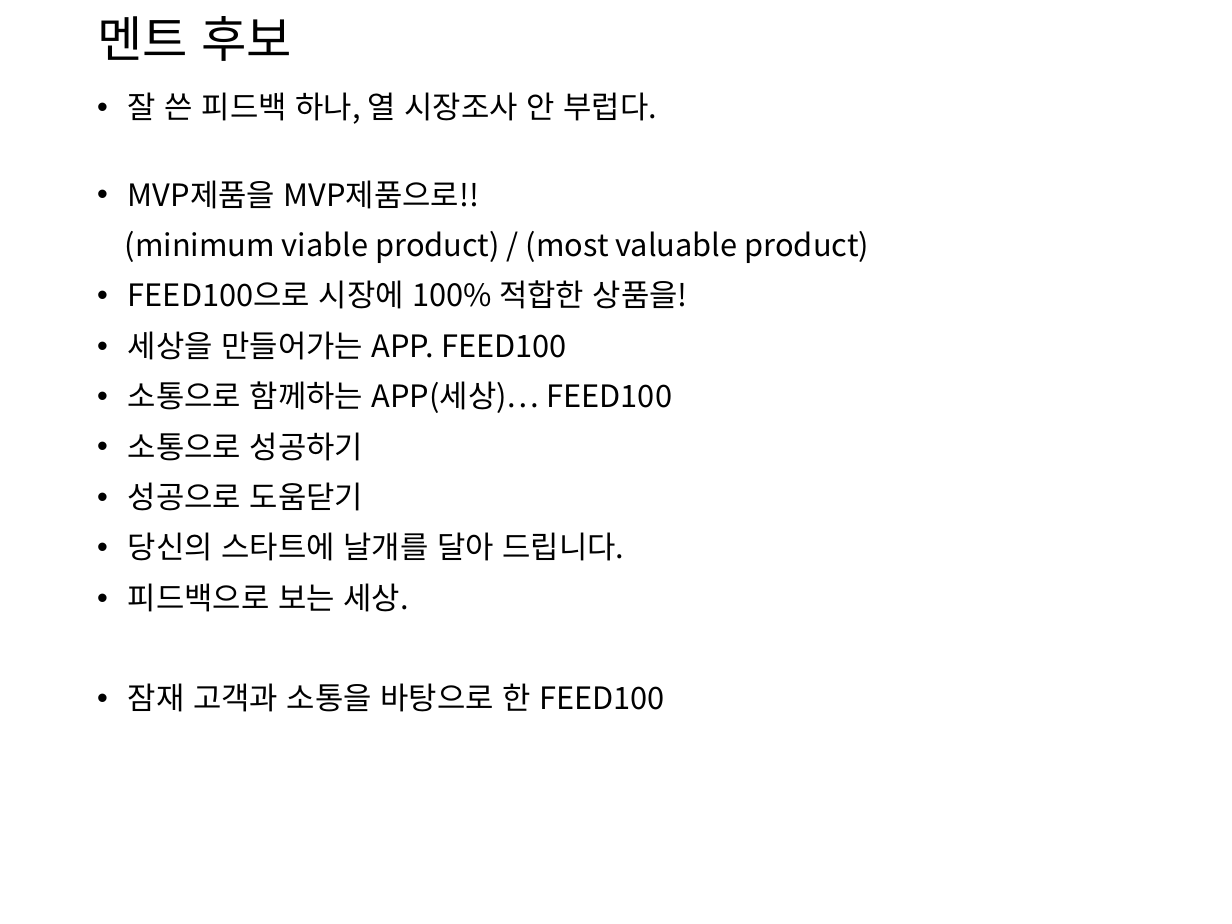
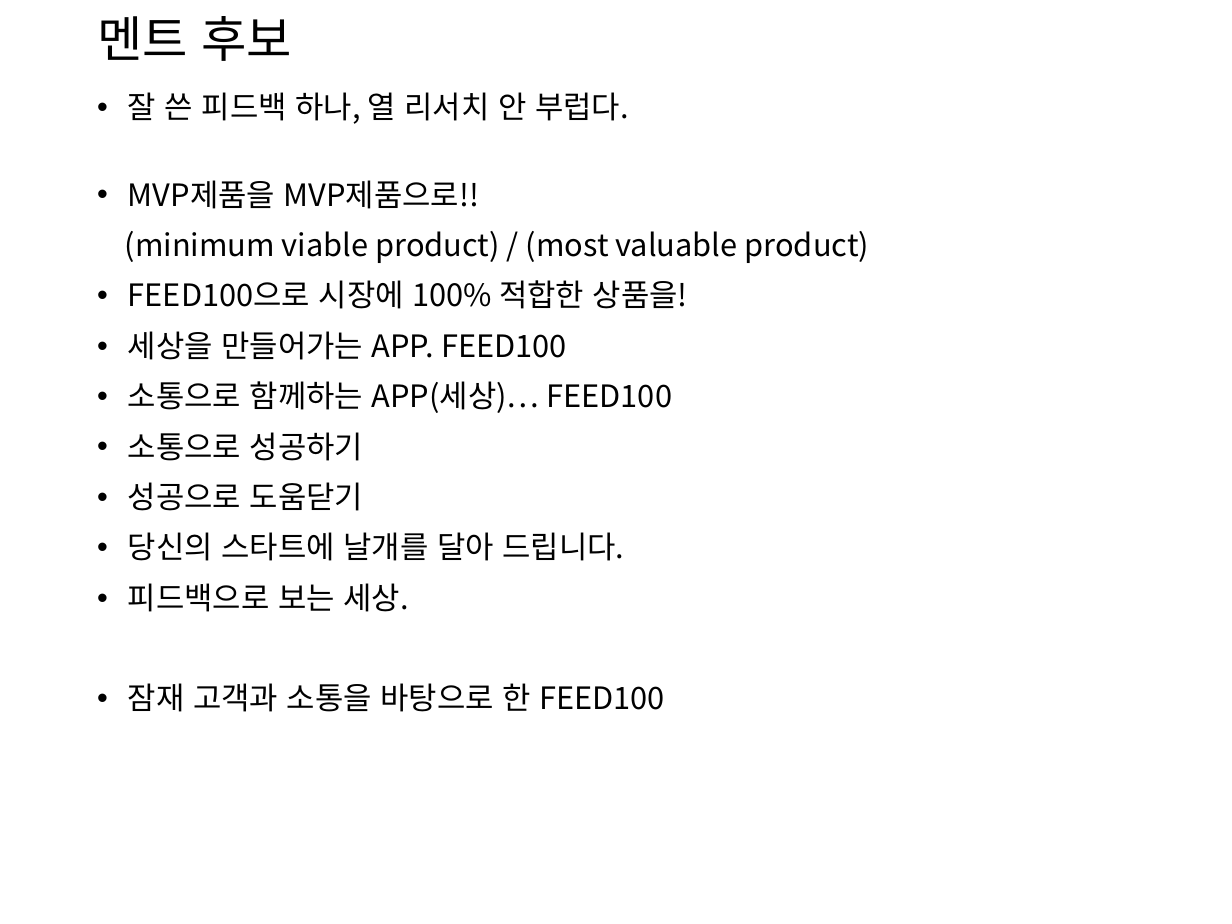
Before and after one commit to drkim0830/feed100, a slide deck: slide 5 of 앱소개.pptx. Drawn at 1232x924 pixels with LibreOffice and Linux fonts; fonts in the diff are those of the drawing. Boxes give left, top, right and bottom in pixels: in the first picture for what was removed or moved away, otherwise in the second. Text is boxed around its words. In the diff, an @@ line names an element or a change of style, - is before the commit and + after.

```diff
--- a/앱소개.pptx
+++ b/앱소개.pptx
@@ text at (x1=128, y1=92, x2=629, y2=124): text changed @@
-• 잘 쓴 피드백 하나, 열 시장조사 안 부럽다.
+• 잘 쓴 피드백 하나, 열 리서치 안 부럽다.
```
Also in this commit, not shown: 1 other slide changed, 4 slides added.
